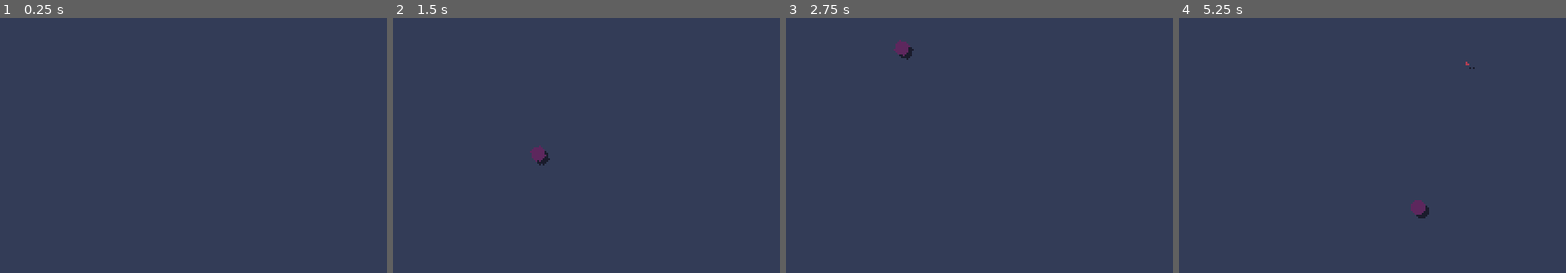
Above: before the commit, frames 1-4 (left to right).
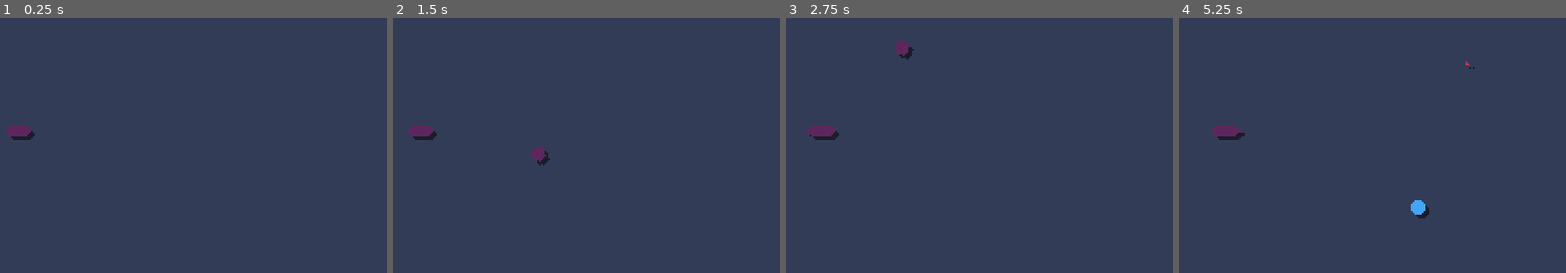
Above: after the commit, the same moments.

Repository: jamesbisraelson/7drl
Game: Godot game, scene res://scenes/game.tscn
Same seed, same stepped clock (60 frames per second), same inputs: the game is played once before the commit and once after it.
Inputs:
- Up to frame 1 (0.25 s): no input
- Up to frame 2 (1.5 s): tap Enter at 0.5 s; hold D (game_right) 0.53-1.28 s; tap Space at 1.25 s; hold Down (ui_down) from 1.28 s (still down)
- Up to frame 3 (2.75 s): release Down (ui_down) at 2.03 s; hold D (game_right) from 2.03 s (still down)
- Up to frame 4 (5.25 s): release D (game_right) at 2.78 s; hold Up (ui_up) 2.78-3.53 s; tap Enter at 3.5 s; hold A (game_left) 3.53-5.03 s; tap Space at 5 s; hold Down (ui_down) from 5.03 s (still down)

The runs differ from the first frame. In frame 1, 0.3% of the frame differs, in the area x 1-9%, y 42-48%; in frame 2, 0.3%; in frame 3, 0.4%; in frame 4, 0.6%, in the area x 8-64%, y 42-78%.

Commit message:
fixed health bar so it doesn't stretch weird

Diff:
--- a/project.godot
+++ b/project.godot
@@ -49,3 +49,7 @@
 "events": [Object(InputEventKey,"resource_local_to_scene":false,"resource_name":"","device":-1,"window_id":0,"alt_pressed":false,"shift_pressed":false,"ctrl_pressed":false,"meta_pressed":false,"pressed":false,"keycode":0,"physical_keycode":83,"key_label":0,"unicode":115,"echo":false,"script":null)
 ]
 }
+
+[rendering]
+
+textures/canvas_textures/default_texture_filter=0
--- a/scenes/ball.tscn
+++ b/scenes/ball.tscn
@@ -46,6 +46,7 @@
 offset_bottom = -3.0
 grow_horizontal = 2
 grow_vertical = 0
+step = 12.5
 value = 50.0
 texture_under = ExtResource("4_w0s0t")
 texture_progress = ExtResource("5_4iyip")
--- a/scenes/enemy.tscn
+++ b/scenes/enemy.tscn
@@ -48,6 +48,7 @@
 offset_bottom = -2.54792
 grow_horizontal = 2
 grow_vertical = 0
+step = 12.5
 value = 50.0
 texture_under = ExtResource("4_6jl2q")
 texture_progress = ExtResource("5_5wxkr")
--- a/scenes/game.tscn
+++ b/scenes/game.tscn
@@ -1,8 +1,9 @@
-[gd_scene load_steps=6 format=3 uid="uid://cn17nytxqhfr2"]
+[gd_scene load_steps=7 format=3 uid="uid://cn17nytxqhfr2"]
 
 [ext_resource type="Script" path="res://scripts/game.gd" id="1_g4kau"]
 [ext_resource type="PackedScene" uid="uid://uolv8dgam6ch" path="res://scenes/player.tscn" id="2_bas0r"]
 [ext_resource type="Texture2D" uid="uid://u6k5glspk5qk" path="res://assets/background.png" id="2_d5cin"]
+[ext_resource type="PackedScene" uid="uid://cclrqew5kwxsr" path="res://scenes/turret.tscn" id="4_k0odr"]
 
 [sub_resource type="TileSetAtlasSource" id="TileSetAtlasSource_4t2kr"]
 texture = ExtResource("2_d5cin")
@@ -32,4 +33,7 @@
 wait_time = 5.0
 autostart = true
 
+[node name="Turret" parent="." instance=ExtResource("4_k0odr")]
+position = Vector2(116, 102)
+
 [connection signal="timeout" from="EnemySpawnTimer" to="." method="_on_enemy_spawn_timer_timeout"]
--- a/scenes/turret.tscn
+++ b/scenes/turret.tscn
@@ -46,13 +46,15 @@
 anchor_right = 0.5
 anchor_bottom = 1.0
 offset_left = -4.0
-offset_top = -11.0
+offset_top = -10.0
 offset_right = 4.0
-offset_bottom = -3.0
+offset_bottom = -2.0
 grow_horizontal = 2
 grow_vertical = 0
+step = 12.5
 value = 50.0
 texture_under = ExtResource("4_y3qrv")
 texture_progress = ExtResource("5_6gwqk")
+metadata/_edit_use_anchors_ = true
 
 [connection signal="timeout" from="ActionTimer" to="." method="_on_action_timer_timeout"]
--- a/scripts/player.gd
+++ b/scripts/player.gd
@@ -25,7 +25,7 @@
 
 func _unhandled_input(event: InputEvent) -> void:
 	if event.is_action_pressed('ui_down'):
-		var types = ['bullet', 'collapse', 'turret']
+		var types = ['bullet', 'bullet', 'collapse', 'turret']
 		add_ball(types[randi_range(0, len(types)-1)])
 	if event.is_action_pressed('ui_up'):
 		balls[0].take_damage(101)
